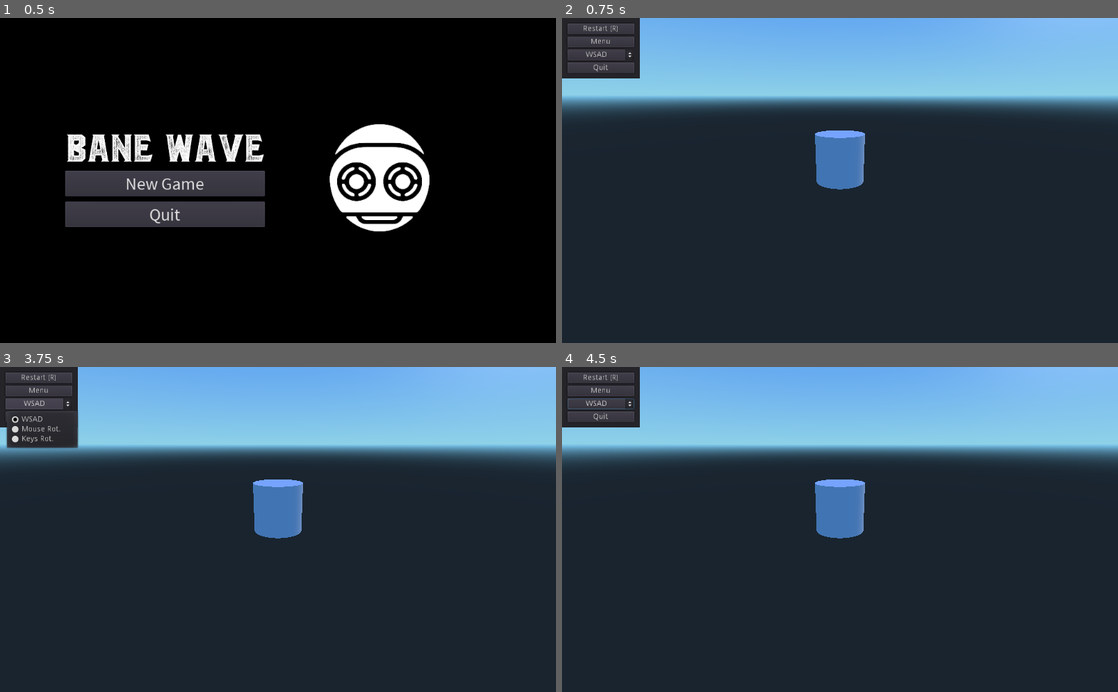
Above: before the commit, frames 1-4 (two rows, left to right).
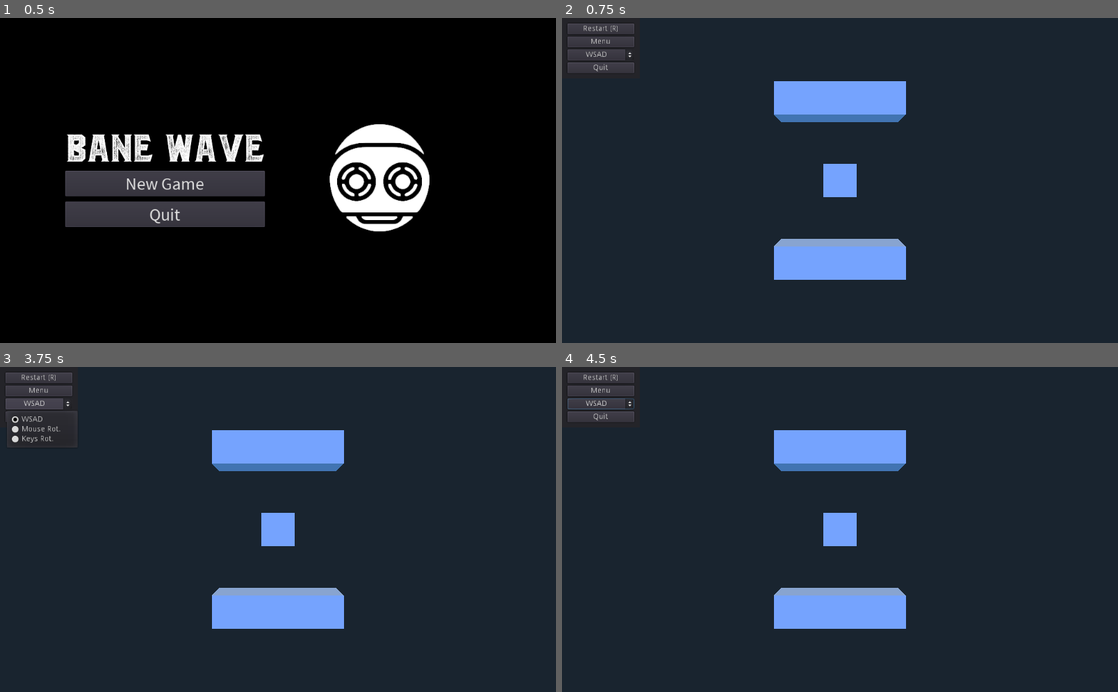
Above: after the commit, the same moments.

Repository: lokimckay-graveyard/game-off-2018
Game: Godot game, scene res://menu/main_menu.tscn
Two runs of this game, one before a commit and one after it. Both use one fixed random seed, a clock stepped at 60 frames per second and the inputs below.
Inputs:
- Up to frame 1 (0.5 s): no input
- Up to frame 2 (0.75 s): click "New Game" at 0.5 s
- Up to frame 3 (3.75 s): click "Restart (R)" at 1.25 s; click "Restart (R)" at 2 s; click "Restart (R)" at 2.75 s; click "WSAD" at 3.5 s
- Up to frame 4 (4.5 s): click "Menu" at 4.25 s

Frame 1 is identical in both runs. In frame 2, 32% of the frame differs, in the area x 0-100%, y 0-81%; in frame 3, 31%; in frame 4, 32%.

Commit message:
Add player and wall placeholders to game scene

Diff:
--- a/godot/game.tscn
+++ b/godot/game.tscn
@@ -1,15 +1,19 @@
-[gd_scene load_steps=3 format=2]
+[gd_scene load_steps=5 format=2]
 
 [ext_resource path="res://gui/debug_overlay.tscn" type="PackedScene" id=1]
+[ext_resource path="res://player/player.tscn" type="PackedScene" id=2]
 
-[sub_resource type="CylinderMesh" id=1]
+[sub_resource type="CubeMesh" id=1]
 
 custom_aabb = AABB( 0, 0, 0, 0, 0, 0 )
-top_radius = 1.0
-bottom_radius = 1.0
-height = 2.0
-radial_segments = 64
-rings = 4
+size = Vector3( 2, 2, 2 )
+subdivide_width = 0
+subdivide_height = 0
+subdivide_depth = 0
+
+[sub_resource type="BoxShape" id=2]
+
+extents = Vector3( 4.0097, 1, 1 )
 
 [node name="Root" type="Node" index="0"]
 
@@ -17,29 +21,9 @@
 
 [node name="DebugOverlay" parent="." index="0" instance=ExtResource( 1 )]
 
-[node name="PlayerPlaceholder" type="Spatial" parent="." index="1"]
+[node name="CameraRig" type="Spatial" parent="." index="1"]
 
 editor/display_folded = true
-
-[node name="PlayerMesh" type="MeshInstance" parent="PlayerPlaceholder" index="0"]
-
-transform = Transform( 1, 0, 0, 0, 1, 0, 0, 0, 1, 0, 1, 0 )
-layers = 1
-material_override = null
-cast_shadow = 1
-extra_cull_margin = 0.0
-use_in_baked_light = false
-lod_min_distance = 0.0
-lod_min_hysteresis = 0.0
-lod_max_distance = 0.0
-lod_max_hysteresis = 0.0
-mesh = SubResource( 1 )
-skeleton = NodePath("..")
-material/0 = null
-_sections_unfolded = [ "Transform" ]
-
-[node name="CameraRig" type="Spatial" parent="." index="2"]
-
 transform = Transform( 0.707107, -0.241845, 0.664463, 0, 0.939693, 0.34202, -0.707107, -0.241845, 0.664463, 0, 0, 0 )
 _sections_unfolded = [ "Transform" ]
 
@@ -59,3 +43,89 @@
 near = 0.05
 far = 100.0
 _sections_unfolded = [ "Transform" ]
+
+[node name="WallPlaceholder" type="Spatial" parent="." index="2"]
+
+editor/display_folded = true
+transform = Transform( 1, 0, 0, 0, 1, 0, 0, 0, 1, 0, 0, 5 )
+_sections_unfolded = [ "Transform" ]
+
+[node name="MeshInstance" type="MeshInstance" parent="WallPlaceholder" index="0"]
+
+transform = Transform( 4, 0, 0, 0, 1, 0, 0, 0, 1, 0, 0, 0 )
+layers = 1
+material_override = null
+cast_shadow = 1
+extra_cull_margin = 0.0
+use_in_baked_light = false
+lod_min_distance = 0.0
+lod_min_hysteresis = 0.0
+lod_max_distance = 0.0
+lod_max_hysteresis = 0.0
+mesh = SubResource( 1 )
+skeleton = NodePath("..")
+material/0 = null
+_sections_unfolded = [ "Transform" ]
+
+[node name="StaticBody" type="StaticBody" parent="WallPlaceholder" index="1"]
+
+editor/display_folded = true
+input_ray_pickable = true
+input_capture_on_drag = false
+collision_layer = 1
+collision_mask = 1
+friction = 1.0
+bounce = 0.0
+constant_linear_velocity = Vector3( 0, 0, 0 )
+constant_angular_velocity = Vector3( 0, 0, 0 )
+_sections_unfolded = [ "Transform" ]
+
+[node name="CollisionShape" type="CollisionShape" parent="WallPlaceholder/StaticBody" index="0"]
+
+shape = SubResource( 2 )
+disabled = false
+_sections_unfolded = [ "Transform" ]
+
+[node name="WallPlaceholder2" type="Spatial" parent="." index="3"]
+
+editor/display_folded = true
+transform = Transform( 1, 0, 0, 0, 1, 0, 0, 0, 1, 0, 0, -5 )
+_sections_unfolded = [ "Transform" ]
+
+[node name="MeshInstance" type="MeshInstance" parent="WallPlaceholder2" index="0"]
+
+transform = Transform( 4, 0, 0, 0, 1, 0, 0, 0, 1, 0, 0, 0 )
+layers = 1
+material_override = null
+cast_shadow = 1
+extra_cull_margin = 0.0
+use_in_baked_light = false
+lod_min_distance = 0.0
+lod_min_hysteresis = 0.0
+lod_max_distance = 0.0
+lod_max_hysteresis = 0.0
+mesh = SubResource( 1 )
+skeleton = NodePath("..")
+material/0 = null
+_sections_unfolded = [ "Transform" ]
+
+[node name="StaticBody" type="StaticBody" parent="WallPlaceholder2" index="1"]
+
+editor/display_folded = true
+input_ray_pickable = true
+input_capture_on_drag = false
+collision_layer = 1
+collision_mask = 1
+friction = 1.0
+bounce = 0.0
+constant_linear_velocity = Vector3( 0, 0, 0 )
+constant_angular_velocity = Vector3( 0, 0, 0 )
+_sections_unfolded = [ "Transform" ]
+
+[node name="CollisionShape" type="CollisionShape" parent="WallPlaceholder2/StaticBody" index="0"]
+
+shape = SubResource( 2 )
+disabled = false
+_sections_unfolded = [ "Transform" ]
+
+[node name="Player" parent="." index="4" instance=ExtResource( 2 )]
